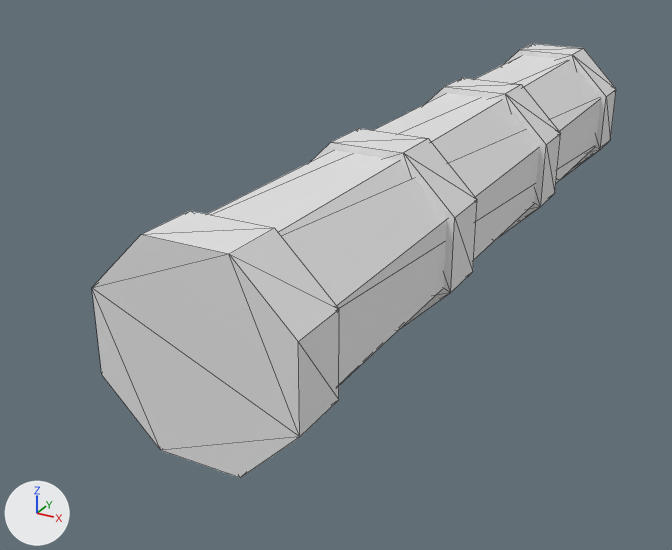
One commit to the glTF model godot/assets/waffen/modelle/einhandgriff/t3_1.glb: the scene before it, then after it.
One viewpoint serves both versions: a camera (50 mm lens) standing at (0.0666, -0.158, 0.0577) and looking at (-0.0134, -0.0124, -0.015). Arrows for +X, +Y and +Z are at lower left; the lights stay in place. The older version comes first. Mesh edges are drawn as thin lines. Vertices at exactly the same position are counted once.

The scene before the commit, as lines of its bpy script (objects in view):
```python
me_einhandgriff_t3_1 = bpy.data.meshes.new('einhandgriff_t3_1')
me_einhandgriff_t3_1.from_pydata(...)  # an 8-sided cylinder along y spanning x -0.015..0.015, y -0.07..0.075, z -0.015..0.015, material slot 0; an 8-sided cylinder along y spanning x -0.016..0.016, y -0.075..-0.065, z -0.016..0.016, material slot 1; an 8-sided cylinder along y spanning x -0.016..0.016, y -0.027..-0.017, z -0.016..0.016, material slot 1; an 8-sided cylinder along y spanning x -0.016..0.016, y 0.022..0.032, z -0.016..0.016, material slot 1; an 8-sided cylinder along y spanning x -0.016..0.016, y 0.07..0.08, z -0.016..0.016, material slot 1
me_einhandgriff_t3_1.materials.append(mat_leder)  # white #e7e7e7
me_einhandgriff_t3_1.materials.append(mat_beschlag)  # white #e7e7e7
ob_einhandgriff_t3_1 = bpy.data.objects.new('einhandgriff_t3_1', me_einhandgriff_t3_1)
ob_einhandgriff_t3_1.location = (0.0, 0.0, 0.0)
```
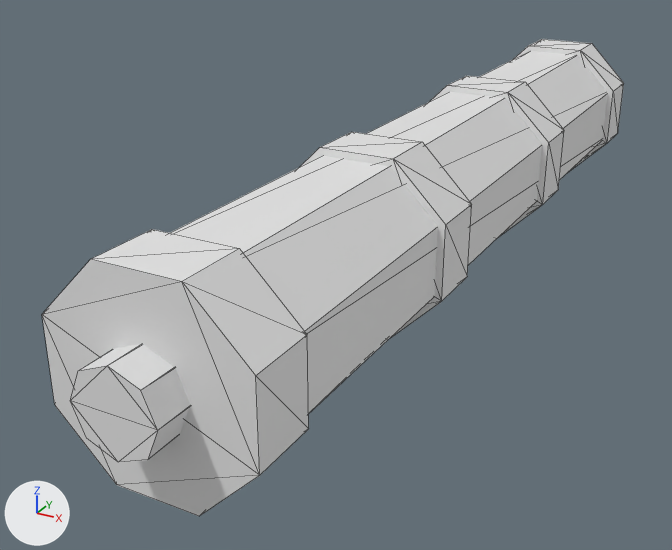
Boxes [x1, y1, x2, y2] around the edits, measured in the pictures (672 x 550 px; the box of a moved part takes in the faces that stretch with it):
'einhandgriff_t3_1', reshaped (11% wider, 10% taller): before [92, 44, 616, 478]; after [42, 39, 624, 516]
part 1 of me_einhandgriff_t3_1, added: after [170, 51, 608, 414]
part 2 of me_einhandgriff_t3_1, moved or reshaped: before [92, 211, 339, 478]; after [42, 229, 309, 516]
part 3 of me_einhandgriff_t3_1, moved or reshaped: before [312, 128, 477, 330]; after [300, 132, 472, 340]
part 4 of me_einhandgriff_t3_1, moved or reshaped: before [427, 78, 561, 239]; after [429, 76, 564, 237]
part 5 of me_einhandgriff_t3_1, moved or reshaped: before [504, 44, 616, 179]; after [514, 39, 624, 171]
part 6 of me_einhandgriff_t3_1, added: after [71, 344, 190, 463]

What the commit changed:
me_einhandgriff_t3_1 is used by ob_einhandgriff_t3_1; location (0.0, 0.0, 0.0).
me_einhandgriff_t3_1 had 80 vertices, 140 faces and spanned x -0.016..0.016, y -0.075..0.08, z -0.016..0.016.
me_einhandgriff_t3_1 now has 96 vertices, 168 faces and spans x -0.016..0.016, y -0.09..0.095, z -0.016..0.016.
me_einhandgriff_t3_1 part 1: a new loose piece, an 8-sided cylinder along y spanning x -0.015..0.015, y -0.078..0.082, z -0.015..0.015, in mat_leder (white #e7e7e7).
me_einhandgriff_t3_1 part 2: the loose piece of 16 vertices spanning x -0.016..0.016, y -0.075..-0.065, z -0.016..0.016 is moved by (0.0, -0.008, 0.0).
me_einhandgriff_t3_1 part 3: the loose piece of 16 vertices spanning x -0.016..0.016, y -0.027..-0.017, z -0.016..0.016 is moved by (0.0, -0.003, 0.0).
me_einhandgriff_t3_1 part 4: the loose piece of 16 vertices spanning x -0.016..0.016, y 0.022..0.032, z -0.016..0.016 is moved by (0.0, 0.002, 0.0).
me_einhandgriff_t3_1 part 5: the loose piece of 16 vertices spanning x -0.016..0.016, y 0.07..0.08, z -0.016..0.016 is moved by (0.0, 0.007, 0.0).
me_einhandgriff_t3_1 part 6: a new loose piece, an 8-sided cylinder along y spanning x -0.007..0.007, y -0.09..0.095, z -0.007..0.007, in mat_beschlag (white #e7e7e7).
Other edits to the shape of me_einhandgriff_t3_1 do not show in these pictures.
